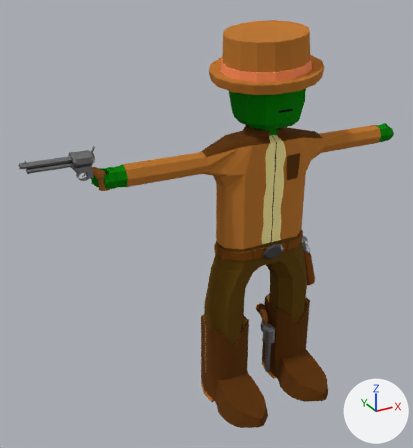
The Blender file figments-of-fuyan-raw/game/units/cactus_canyon/quickdraw_quentin.blend: old version first, new version second.
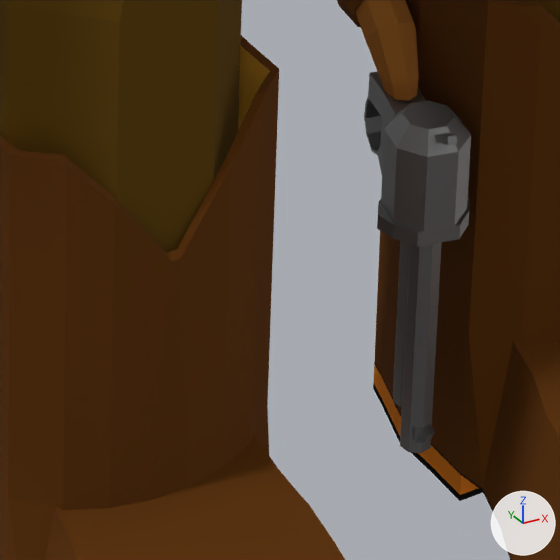
The first picture shows the older version from a camera (50 mm lens) standing at (-1.49, -2.15, 2.08) and looking at (-0.28, 0.04, 0.98). The close-ups show the older and then the newer version on the part from 51% to 70% of the width and 69% to 86% of the height of that picture. Only the edits that show in the close-ups are written down. Lighting does not change. The marker at lower right points along +X, +Y and +Z.

In view in the first close-up: 'NewQuentin'.
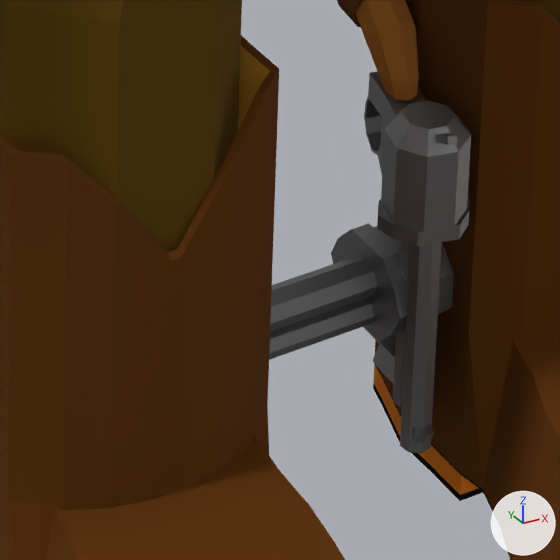
What the commit changed:
Object 'Gun' (ob_gun) is now shown.

Location of each change, (x1, y1, x2, y2) in pixels of the close-ups (560 x 560 px):
'Gun', shown: after (269, 223, 454, 383)
